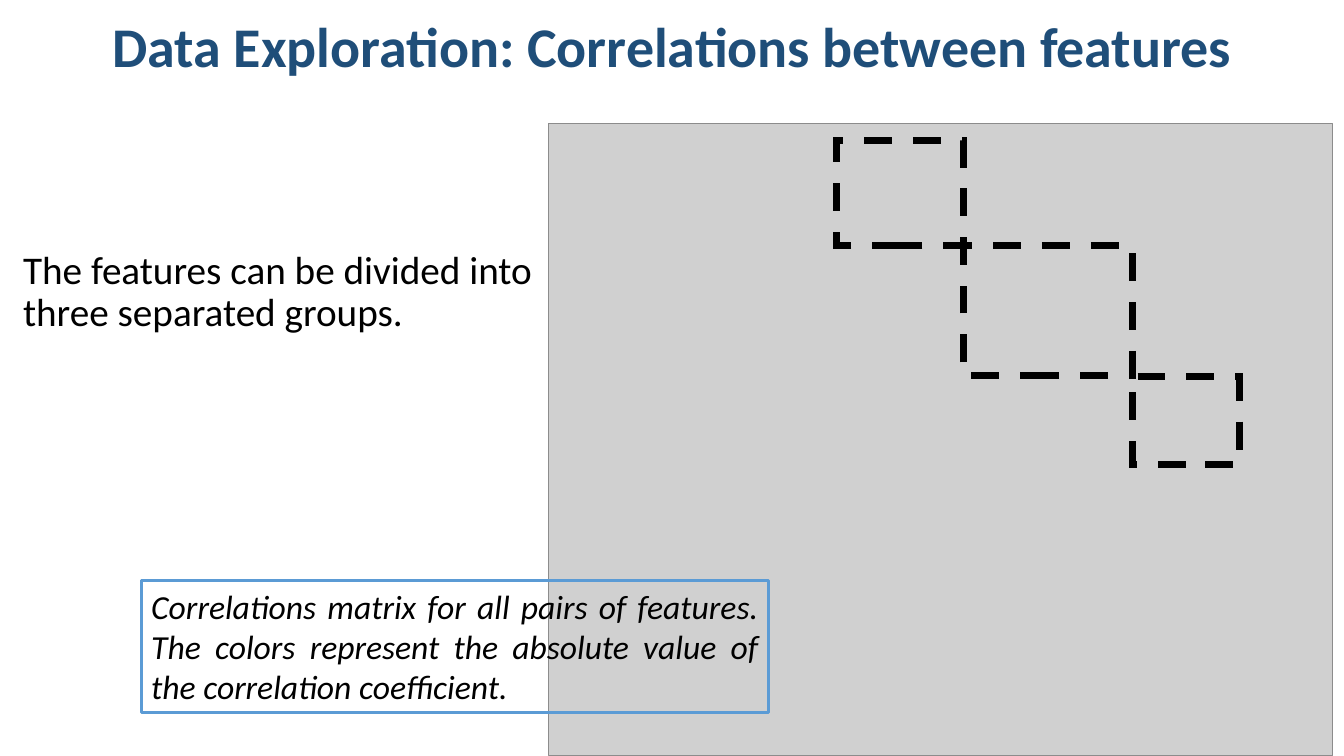
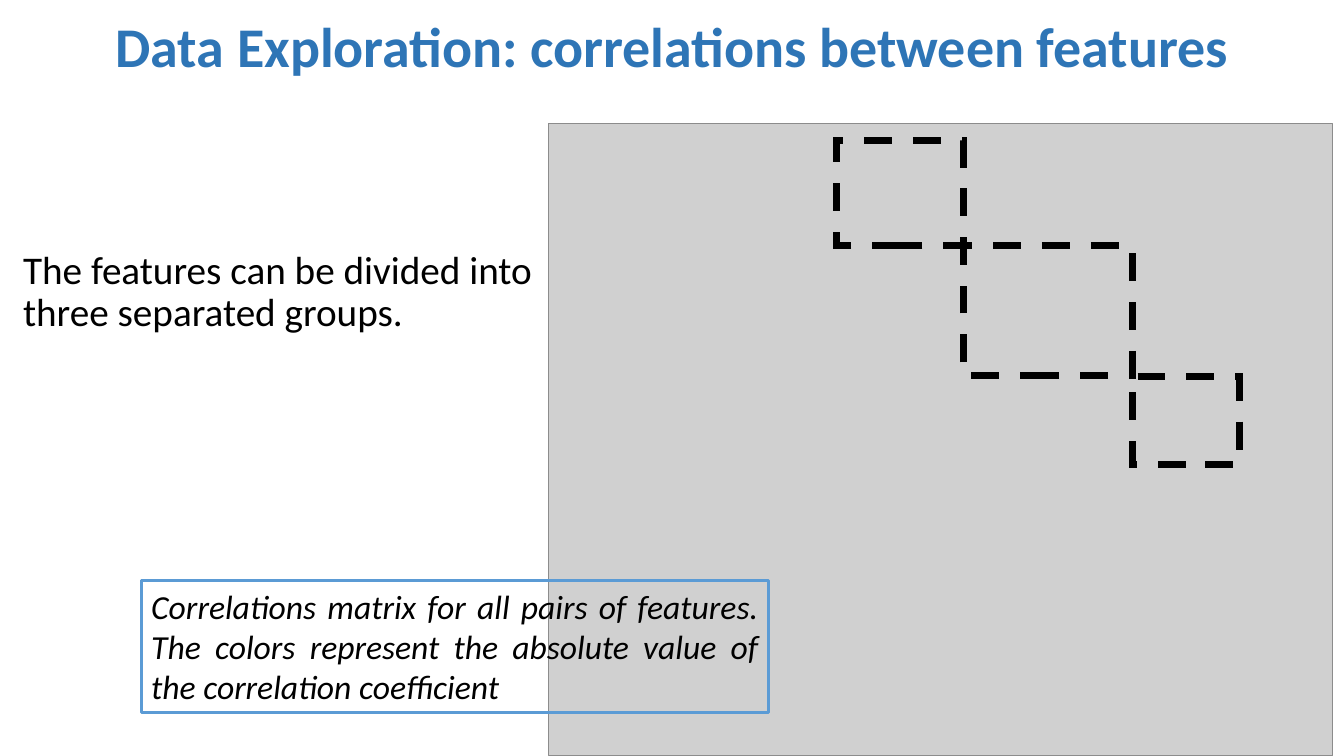
Before and after one commit to rodekruis/IBF-model, a slide deck: slide 6 of drought/skill-assessment/Model Event Data/Presentation/Model_event_data_Uganda.pptx. Drawn at 1344x756 pixels with LibreOffice and Linux fonts; fonts in the diff are those of the drawing; grey boxes stand for pictures. Boxes give left, top, right and bottom in pixels: in the first picture for what was removed or moved away, otherwise in the second. Text is boxed around its words. In the diff, an @@ line names an element or a change of style, - is before the commit and + after.

```diff
--- a/drought/skill-assessment/Model Event Data/Presentation/Model_event_data_Uganda.pptx
+++ b/drought/skill-assessment/Model Event Data/Presentation/Model_event_data_Uganda.pptx
@@ title at [116,27,1228,76]: text changed; text colour #1F4E79 to #2E75B6 @@
-Data Exploration: Correlations between features
+Data Exploration: correlations between features
@@ text in rectangle at [151,591,758,700]: text changed @@
-Correlations matrix for all pairs of features. The colors represent the absolute value of the correlation coefficient.
+Correlations matrix for all pairs of features. The colors represent the absolute value of the correlation coefficient
```
Also in this commit, not shown: 5 other slides changed, 20 slides added, 1 slide removed, 19 other files.
